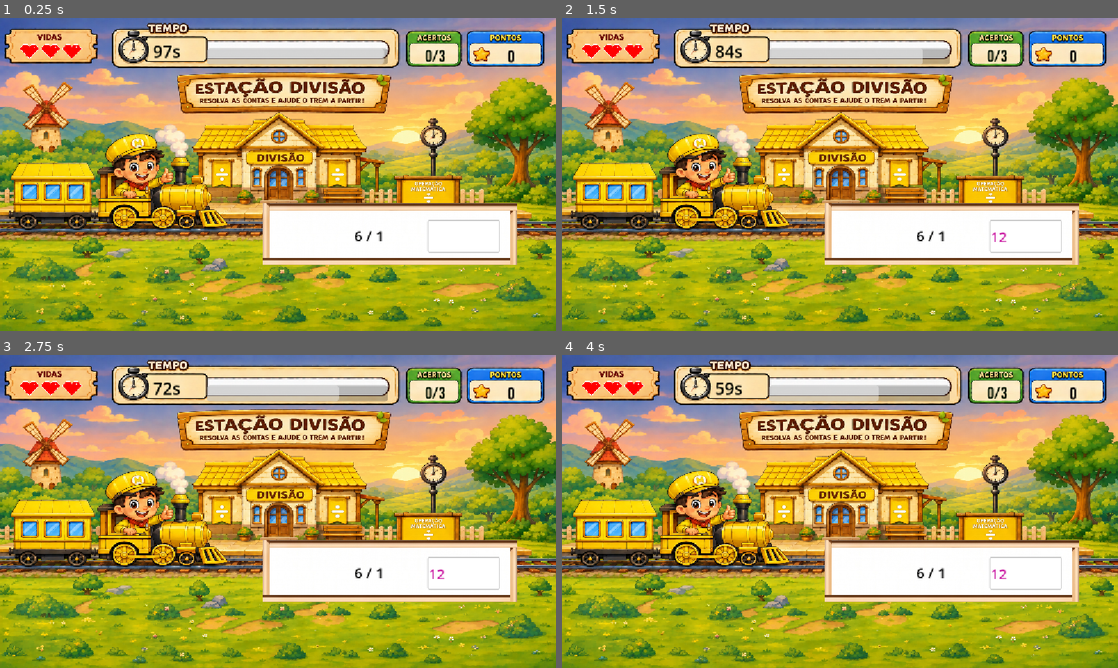
Above: before the commit, frames 1-4 (two rows, left to right).
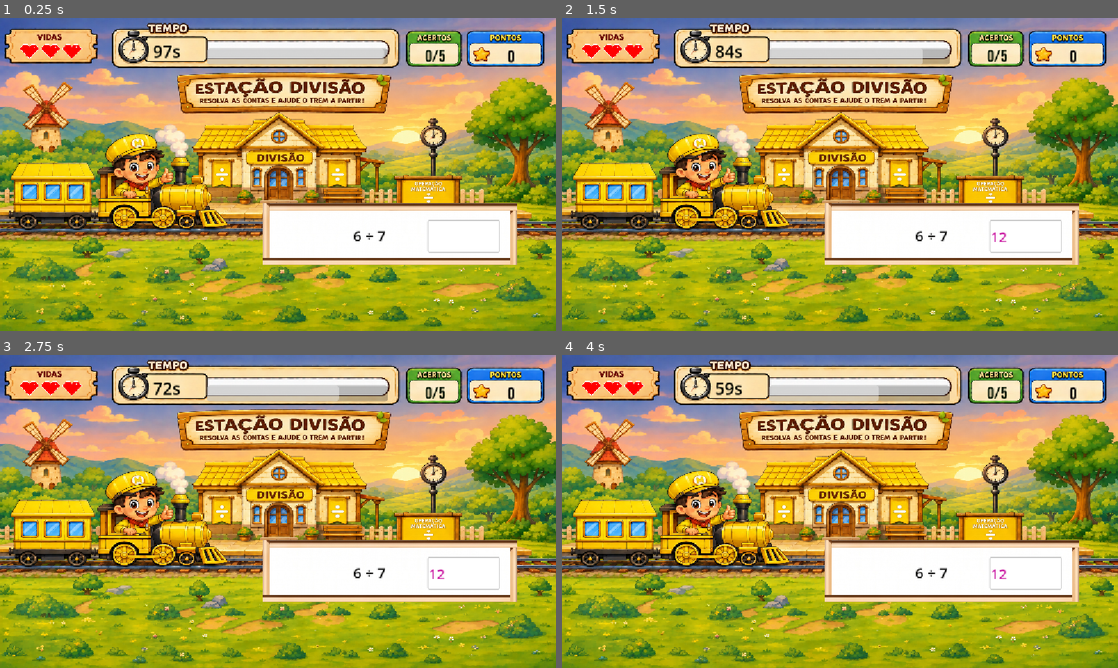
Above: after the commit, the same moments.

Repository: YuuZacK/ExpressoNumerico
Game: Godot game, scene res://cenas/niveis/estacao-divisao.tscn
The game is run twice, just before and just after one commit, with the same random seed, the same clock (stepped at 60 frames per second) and the same inputs. This scene is started directly instead of the project's main scene.
Inputs (mouse positions are in pixels of both pictures, inside the frame that each line leads up to):
- Up to frame 1 (0.25 s): no input
- Up to frame 2 (1.5 s): click (1023, 237) at 0.52 s; type "12" at 0.6 s; tap Enter at 1.25 s; move the mouse to (962, 158) at 1.27 s
- Up to frame 3 (2.75 s): move the mouse to (166, 527) at 2.02 s
- Up to frame 4 (4 s): move the mouse to (895, 442) at 2.77 s; move the mouse to (812, 574) at 3.52 s

The runs differ from the first frame. In frame 1, 0.1% of the frame differs, in the area x 63-80%, y 10-72%; in frame 2, 0.1%; in frame 3, 0.1%; in frame 4, 0.1%.
Error before the commit: Division by zero error in operator '/'. (res://cenas/niveis/estacao_divisao.gd:28)

Commit message:
fix: Ajuste de símbolo de divisão

Diff:
--- a/cenas/niveis/estacao_divisao.gd
+++ b/cenas/niveis/estacao_divisao.gd
@@ -22,9 +22,9 @@
 func carregar_perguntas() -> void:
 	for i in max_niveis:
 		var valor1: int = randi_range(0,10)
-		var valor2: int = randi_range(0,10)
+		var valor2: int = randi_range(1,10)
 
-		var texto_calculo: String = "{v1} / {v2}".format({"v1": valor1, "v2": valor2})
+		var texto_calculo: String = "{v1} ÷ {v2}".format({"v1": valor1, "v2": valor2})
 		var conta_resultado: int = valor1 / valor2
 
 		niveis.append({
